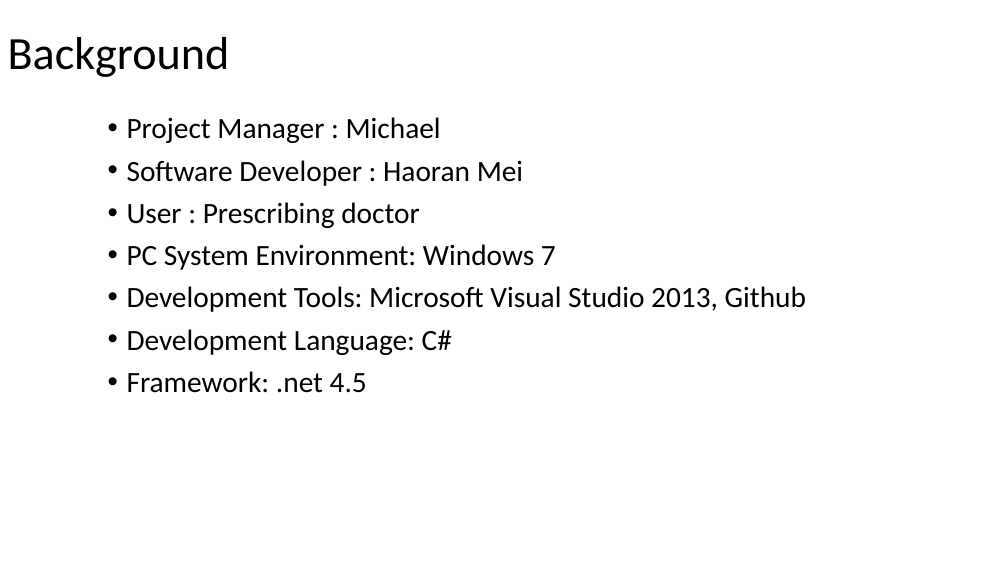
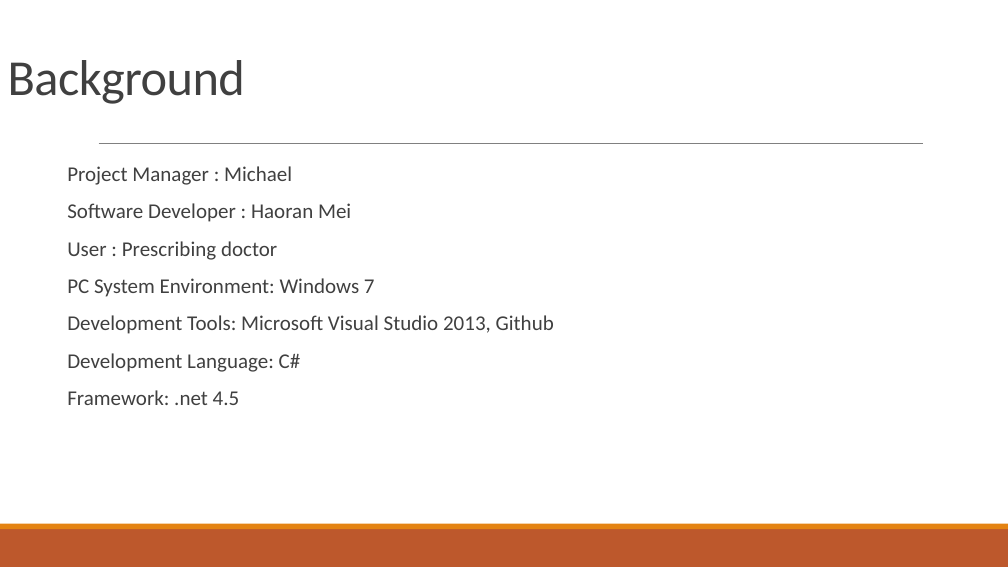
Before and after one commit to MRMRMRMayInternship/metarial, a slide deck: slide 3 of srs/Report.pptx. Drawn at 1008x567 pixels with LibreOffice and Linux fonts; fonts in the diff are those of the drawing. Boxes give left, top, right and bottom in pixels: in the first picture for what was removed or moved away, otherwise in the second. Text is boxed around its words. In the diff, an @@ line names an element or a change of style, - is before the commit and + after.

```diff
--- a/srs/Report.pptx
+++ b/srs/Report.pptx
@@ title "Background" at bbox=[8, 60, 245, 104]: size 44 to 48 pt, text colour #000000 to #404040, letter spacing 0 to -0.5 pt; line spacing 0.9 to 0.85; vertical alignment middle to bottom @@
@@ line added from (99, 144) to (923, 144), #808080 0.5 pt @@
@@ text "Project Manager : Michael": place and size @@
-text "Project Manager : Michael" at bbox=[127, 117, 806, 393]
+text "Project Manager : Michael" at bbox=[67, 166, 554, 405]
@@ text "Project Manager : Michael" at bbox=[67, 166, 554, 405]: size 28 to 20 pt, text colour #000000 to #404040; bullet • to  ; more space between paragraphs @@
@@ rectangle added at bbox=[0, 529, 1008, 567], fill #BD582C @@
@@ rectangle added at bbox=[0, 524, 1008, 529], fill #E48312 @@
```
Also in this commit, not shown: 15 other slides changed, 3 slides added, 2 slides removed, 6 other files.
